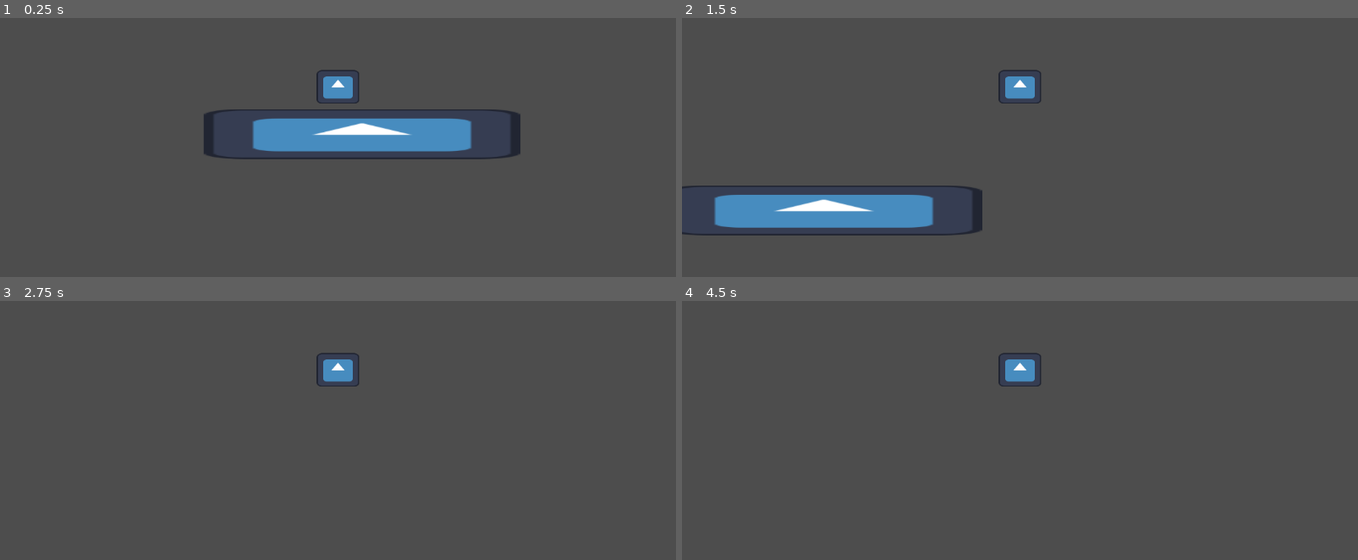
Above: before the commit, frames 1-4 (two rows, left to right).
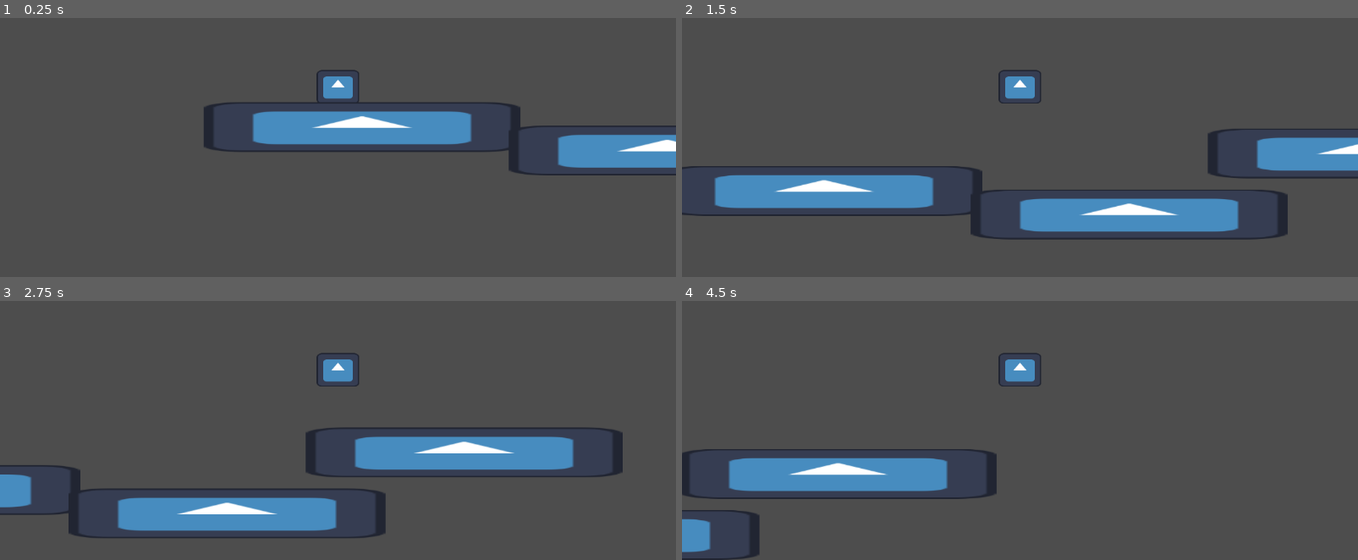
Above: after the commit, the same moments.

Repository: JuJuz1/Glide-the-fire
Game: Godot game, scene res://scenes/World.tscn
Same seed, same stepped clock (60 frames per second), same inputs: the game is played once before the commit and once after it. The engine's default icon, where the game draws it, is replaced by a stand-in: a white triangle on a blue panel in a dark square.
Inputs:
- Up to frame 1 (0.25 s): no input
- Up to frame 2 (1.5 s): hold Space (interact) 0.53-1.28 s; tap Space (interact) at 1.35 s
- Up to frame 3 (2.75 s): hold Space (interact) from 2.03 s (still down)
- Up to frame 4 (4.5 s): release Space (interact) at 2.78 s; tap Space (interact) at 2.85, 4.35 s; hold Space (interact) 3.53-4.28 s

The runs differ from the first frame. In frame 1, 6.3% of the frame differs, in the area x 30-100%, y 32-61%; in frame 2, 14%, in the area x 0-100%, y 42-86%; in frame 3, 12%; in frame 4, 6.3%.

Commit message:
Test level and gliding

Diff:
--- a/scenes/World.tscn
+++ b/scenes/World.tscn
@@ -20,3 +20,23 @@
 
 [node name="CollisionShape2D" type="CollisionShape2D" parent="StaticBody2D"]
 shape = SubResource("RectangleShape2D_4pkku")
+
+[node name="StaticBody2D2" type="StaticBody2D" parent="."]
+position = Vector2(147, 2)
+
+[node name="Sprite2D" type="Sprite2D" parent="StaticBody2D2"]
+scale = Vector2(1.05434, 0.166487)
+texture = ExtResource("2_cfnnw")
+
+[node name="CollisionShape2D" type="CollisionShape2D" parent="StaticBody2D2"]
+shape = SubResource("RectangleShape2D_4pkku")
+
+[node name="StaticBody2D3" type="StaticBody2D" parent="."]
+position = Vector2(248, -24)
+
+[node name="Sprite2D" type="Sprite2D" parent="StaticBody2D3"]
+scale = Vector2(1.05434, 0.166487)
+texture = ExtResource("2_cfnnw")
+
+[node name="CollisionShape2D" type="CollisionShape2D" parent="StaticBody2D3"]
+shape = SubResource("RectangleShape2D_4pkku")
--- a/scenes/player.tscn
+++ b/scenes/player.tscn
@@ -3,15 +3,16 @@
 [ext_resource type="Script" path="res://scripts/player.gd" id="1_t1bgp"]
 [ext_resource type="Texture2D" uid="uid://cflafbysfr30m" path="res://graphics/icon.svg" id="1_yao38"]
 
-[sub_resource type="CapsuleShape2D" id="CapsuleShape2D_ke3jv"]
-height = 22.0
+[sub_resource type="RectangleShape2D" id="RectangleShape2D_g7rnh"]
+size = Vector2(14, 18)
 
 [node name="Player" type="CharacterBody2D"]
 script = ExtResource("1_t1bgp")
 
 [node name="CollisionShape2D" type="CollisionShape2D" parent="."]
+position = Vector2(4.76837e-07, -1.81198e-05)
 rotation = 1.5708
-shape = SubResource("CapsuleShape2D_ke3jv")
+shape = SubResource("RectangleShape2D_g7rnh")
 
 [node name="Sprite2D" type="Sprite2D" parent="."]
 position = Vector2(0, 7.45058e-09)
--- a/scripts/player.gd
+++ b/scripts/player.gd
@@ -5,17 +5,25 @@
 ## Jump height and scale for the gravity
 const JUMP_VELOCITY = -300.0
 const GRAVITY_SCALE = 0.8
+## Constant gravity when gliding, has to be quite large due to multiplying with delta
+const GRAVITY_GLIDE = 3000.0
 
 
+## Movement processing
 func _physics_process(delta):
 	# Add the gravity
 	if not is_on_floor():
-		velocity += get_gravity() * delta * GRAVITY_SCALE
+		velocity.y += get_gravity().y * delta * GRAVITY_SCALE
 
-	# Handle player interaction
+	# Jumping
 	if Input.is_action_just_pressed("interact") and is_on_floor():
 		velocity.y = JUMP_VELOCITY
 
+	# Gliding
+	if Input.is_action_pressed("interact") and not is_on_floor() and velocity.y > 0:
+		velocity.y = GRAVITY_GLIDE * delta
+
+	# Constant movement to the right
 	velocity.x = SPEED * delta
 	velocity.x = move_toward(velocity.x, SPEED, SPEED)
 
